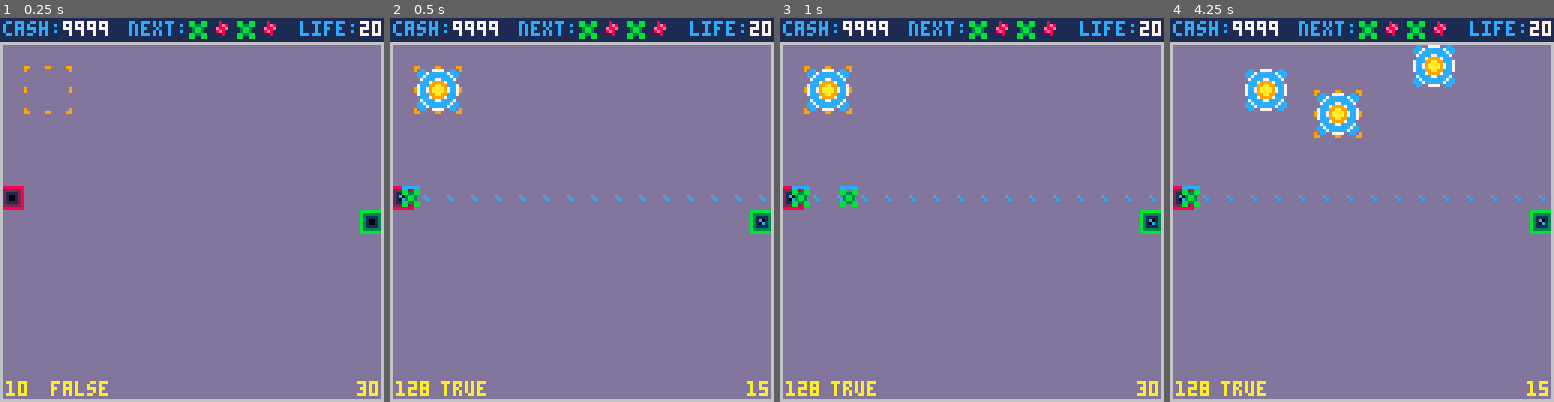
Above: before the commit, frames 1-4 (left to right).
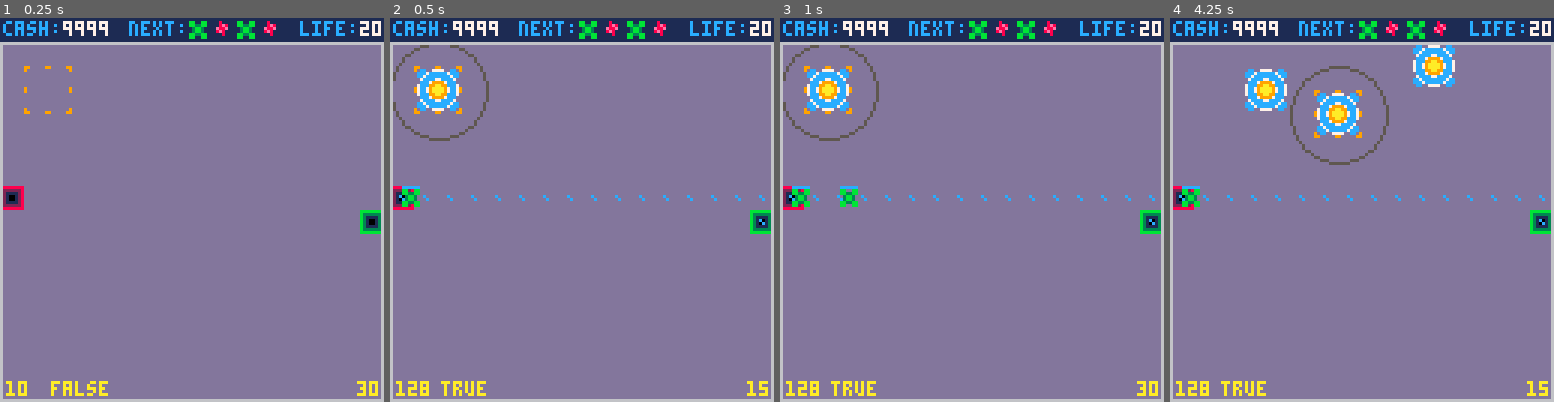
Above: after the commit, the same moments.

Repository: langchr86/pico-bubble-towers
Game: PICO-8 cartridge pico-proto.p8
The game is run twice, just before and just after one commit, with the same random seed, the same clock (stepped at 60 frames per second) and the same inputs.
Inputs:
- Up to frame 1 (0.25 s): no input
- Up to frame 2 (0.5 s): tap X (X key) at 0.33 s
- Up to frame 3 (1 s): tap O (Z key) at 0.7 s
- Up to frame 4 (4.25 s): tap X (X key) at 1.07, 1.85, 2.97, 4.08 s; hold Right 1.6-2.1 s; tap O (Z key) every 0.4 s from 1.7 to 4.1 s; hold Up 2.15-2.42 s; hold Right 2.47-3.03 s; hold Left 3.08-3.58 s; hold Down 3.63-3.97 s; hold Right from 4.02 s (still down)

Frame 1 is identical in both runs. In frame 2, 0.5% of the frame differs, in the area x 0-26%, y 7-33%; in frame 3, 0.5%; in frame 4, 0.6%, in the area x 31-58%, y 12-39%.

Commit message:
draw range of selected tower

Diff:
--- a/pico-proto.lua
+++ b/pico-proto.lua
@@ -50,7 +50,7 @@
 function _draw()
   cls()
 
-  session:Draw()
+  session:Draw(cursor)
   cursor:Draw()
 
   fps = stat(7)
--- a/session.lua
+++ b/session.lua
@@ -128,6 +128,10 @@
 end
 
 function Session:DrawStats()
+  for x=0,15 do
+    spr(9, x * kTileSize, 0)
+  end
+
   print("cash: ", 1, 1, 12)
   print(self.cash, 21, 1, 7)
 
@@ -162,22 +166,23 @@
   end
 end
 
-function Session:Draw()
+function Session:Draw(cursor)
   if self.player_life <= 0 then
     map(0, 16)
     return
   end
 
   self:DrawMap()
-  self:DrawMapBorder()
   self:DrawPath()
-  self:DrawStats()
 
   for tower in all(self.tower_list) do
-    tower:Draw()
+    tower:Draw(cursor)
   end
 
   for enemy in all(self.enemy_list) do
     enemy:Draw()
   end
+
+  self:DrawMapBorder()
+  self:DrawStats()
 end
--- a/tower.lua
+++ b/tower.lua
@@ -40,8 +40,10 @@
   self:ShotOnNearestEnemy(enemy_list)
 end
 
-function Tower:Draw()
-  --circ(self.pos.x + 4, self.pos.y + 4, self.radius, 8)
+function Tower:Draw(cursor)
+  if cursor.pos == self.pos then
+    circ(self.pos.x + kTileSize, self.pos.y + kTileSize, self.radius, 5)
+  end
 end
 
 function Tower:PlacedOn(other)
